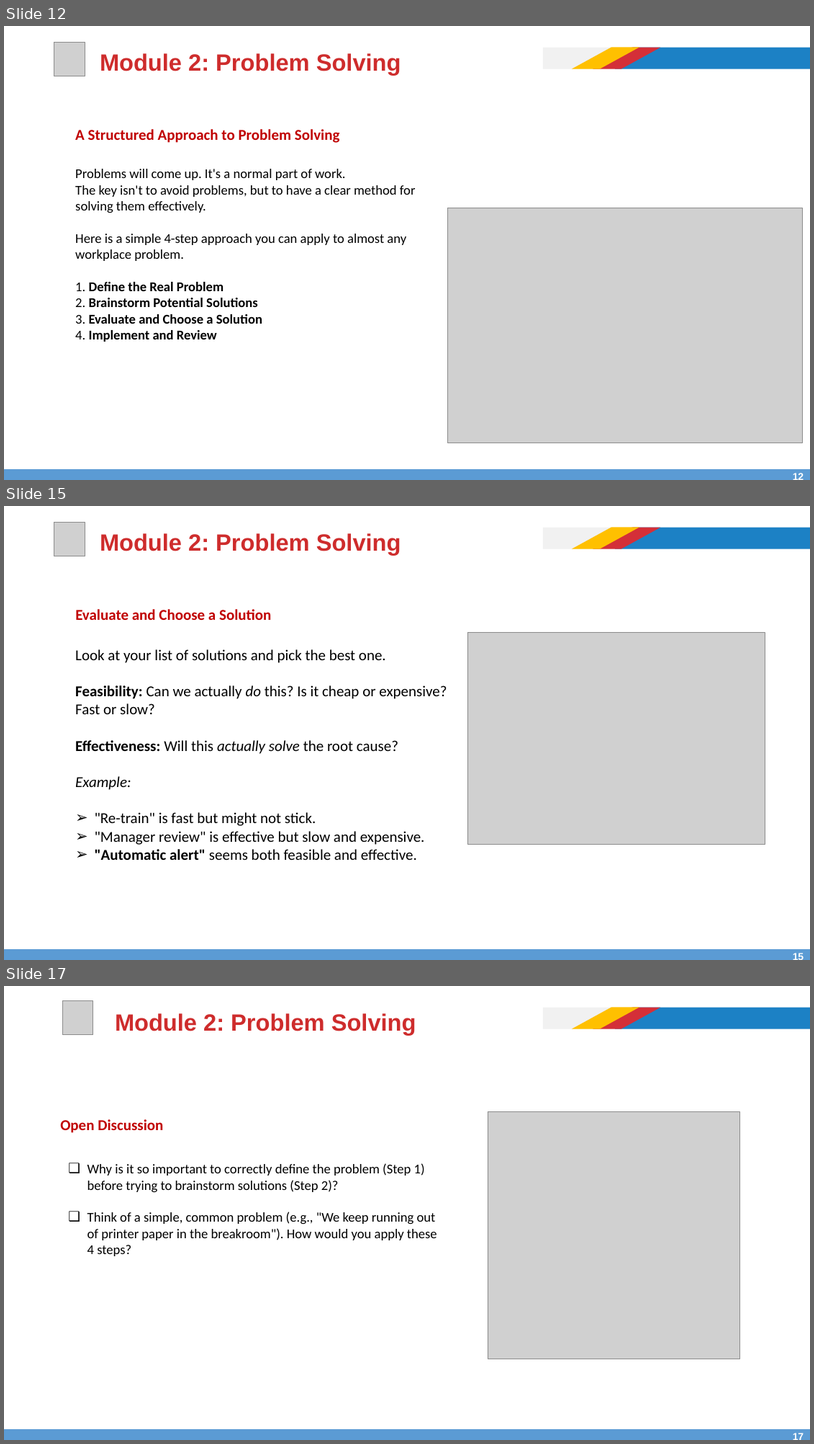
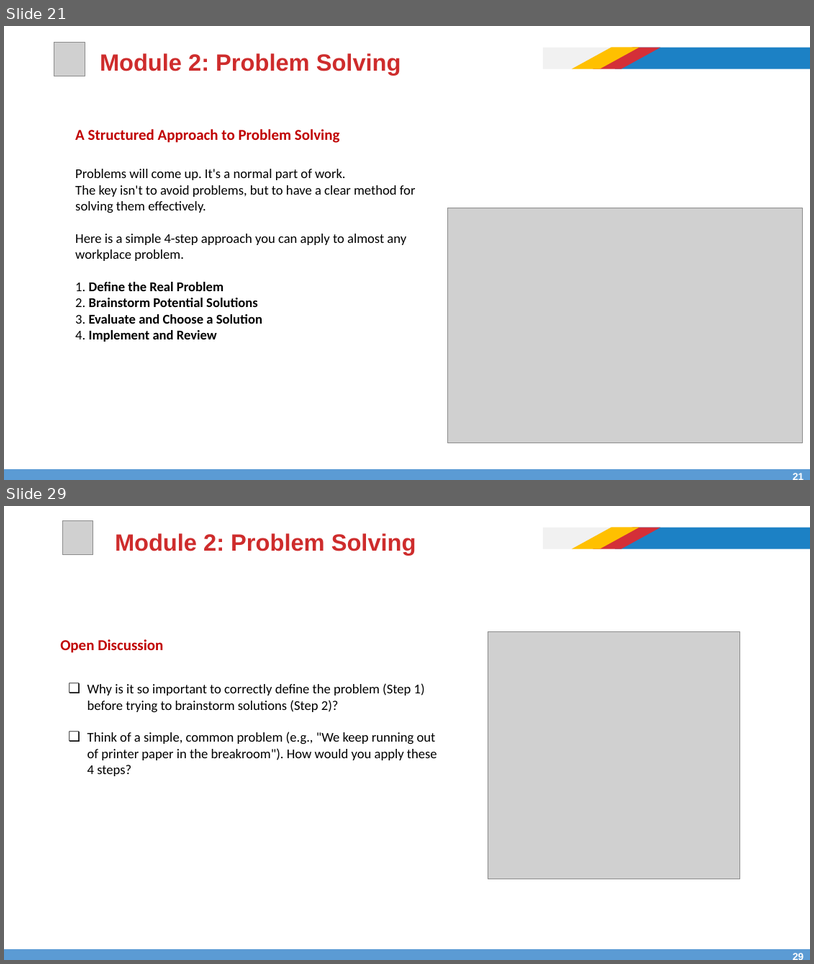
Before and after one commit to afathelbab/cnpc, a slide deck: computer-basics-soft-skills/day3/Computer Skills and Soft Skills - Lec-3.pptx. Shown one above the other, each under a label of ours: slides 12, 15 and 17 before the commit, slides 21 and 29 after it; the slides between them are not shown. The pictures are 814x1444 and 814x964 pixels, drawn with LibreOffice and Linux fonts; fonts in the diff are those of the drawing; grey boxes stand for pictures. Boxes give left, top, right and bottom in pixels: in the first picture for what was removed or moved away, otherwise in the second. Text is boxed around its words. In the diff, an @@ line names an element or a change of style, - is before the commit and + after.

```diff
--- a/computer-basics-soft-skills/day3/Computer Skills and Soft Skills - Lec-3.pptx
+++ b/computer-basics-soft-skills/day3/Computer Skills and Soft Skills - Lec-3.pptx
@@ slide 15 removed at (4, 506, 810, 960), background #FFFFFF; not listed: 5 template elements that a slide beside it also shows @@
@@ picture removed at (54, 522, 85, 556) @@
@@ title removed at (100, 533, 401, 555) @@
-Module 2: Problem Solving
@@ text removed at (75, 609, 271, 620) @@
-Evaluate and Choose a Solution
@@ picture removed at (468, 632, 766, 844) @@
@@ text removed at (75, 649, 447, 860) @@
-Look at your list of solutions and pick the best one.
-Feasibility: Can we actually do this? Is it cheap or expensive? Fast or slow?
-Effectiveness: Will this actually solve the root cause?
-Example:
-  ➢ "Re-train" is fast but might not stick.
-  ➢ "Manager review" is effective but slow and expensive.
-  ➢ "Automatic alert" seems both feasible and effective.
@@ page number removed at (790, 951, 808, 960) @@
-15
@@ what was slide 12 is now slide 21 @@
@@ page number at (790, 471, 808, 480): text changed @@
-12
+21
@@ what was slide 17 is now slide 29 @@
@@ page number at (790, 951, 808, 960): text changed @@
-17
+29
```
Also in this commit, not shown: 5 slides changed, 13 slides added.
